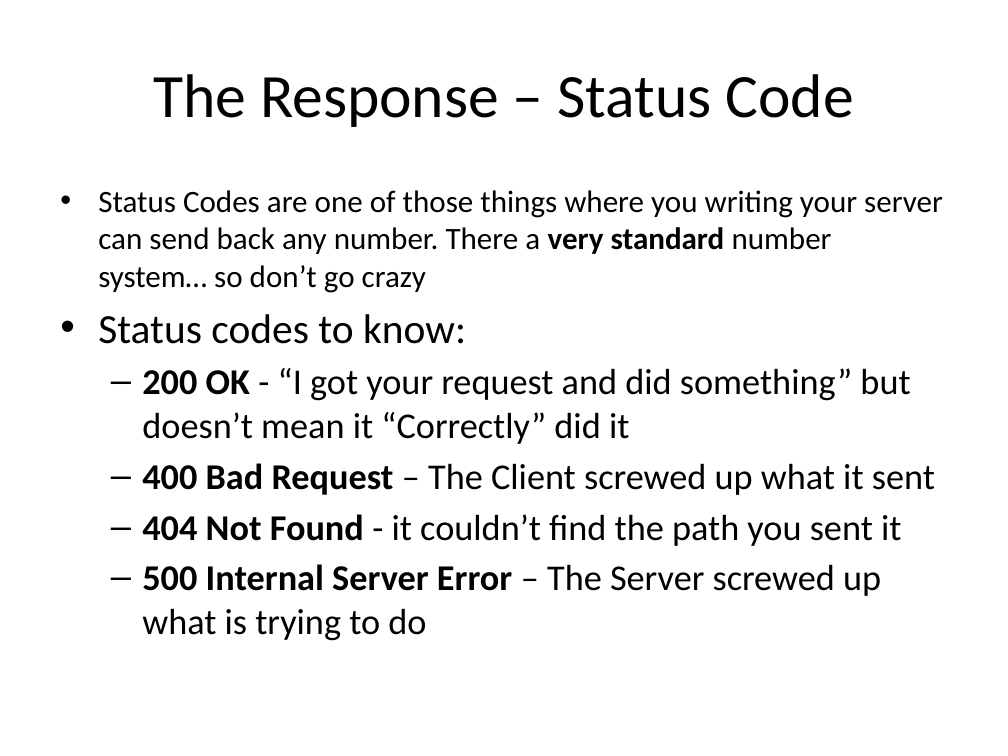
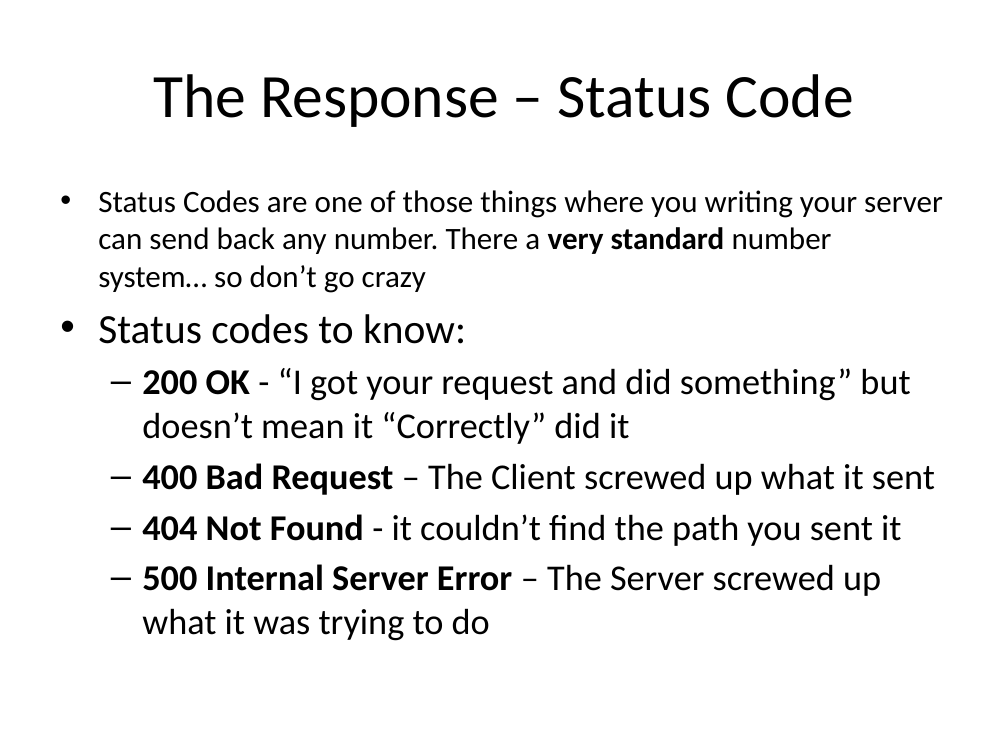
Before and after one commit to sjfricke/IEEE-Mini-Projects-UW-Madison, a slide deck: slide 12 of Tutorial/PowerPoint Versions/HTTP and Servers.pptx. Drawn at 1008x756 pixels with LibreOffice and Linux fonts; fonts in the diff are those of the drawing. Boxes give left, top, right and bottom in pixels: in the first picture for what was removed or moved away, otherwise in the second. Text is boxed around its words. In the diff, an @@ line names an element or a change of style, - is before the commit and + after.

```diff
--- a/Tutorial/PowerPoint Versions/HTTP and Servers.pptx
+++ b/Tutorial/PowerPoint Versions/HTTP and Servers.pptx
@@ text at (x1=142, y1=564, x2=881, y2=641): text changed @@
-  – 500 Internal Server Error – The Server screwed up what is trying to do
+  – 500 Internal Server Error – The Server screwed up what it was trying to do
```
Also in this commit, not shown: 2 other slides changed, 3 other files.
